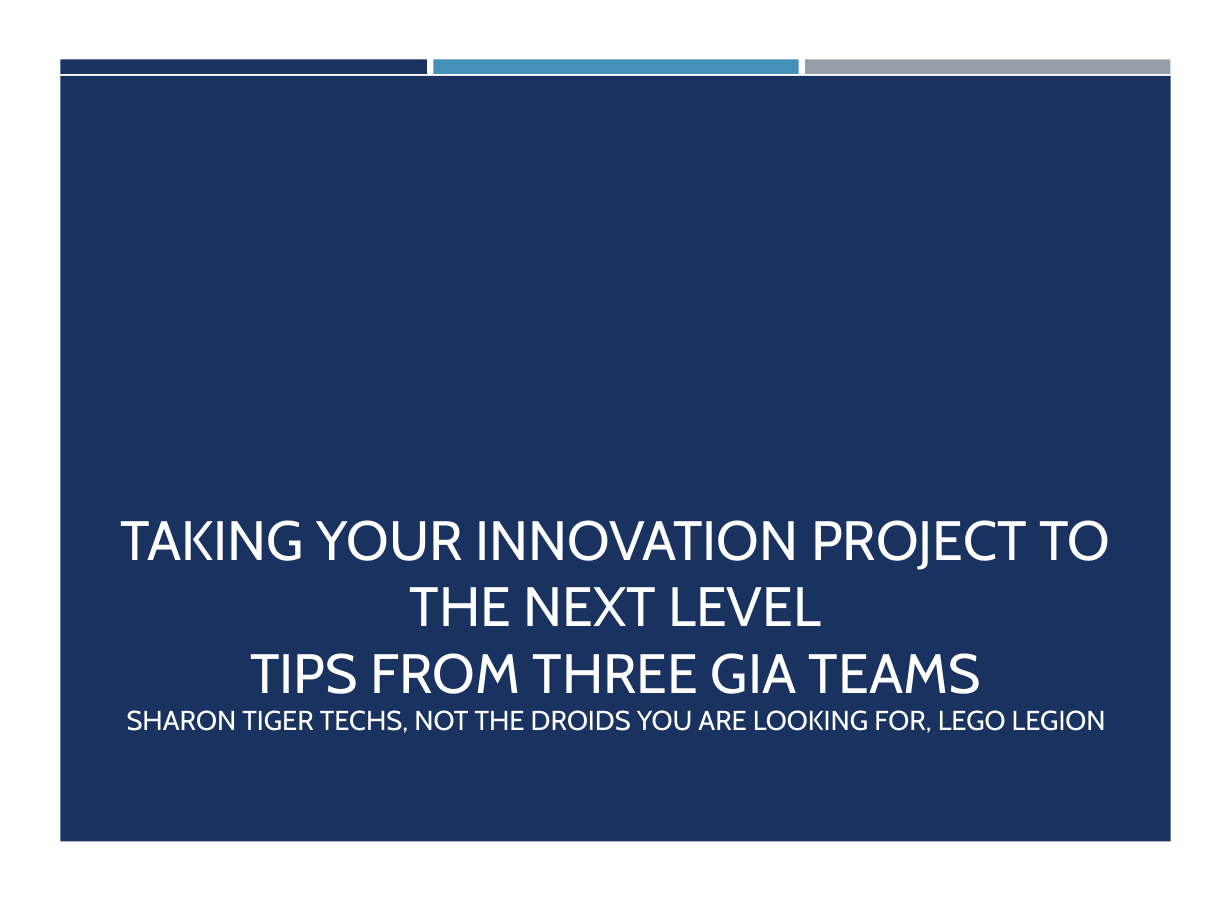
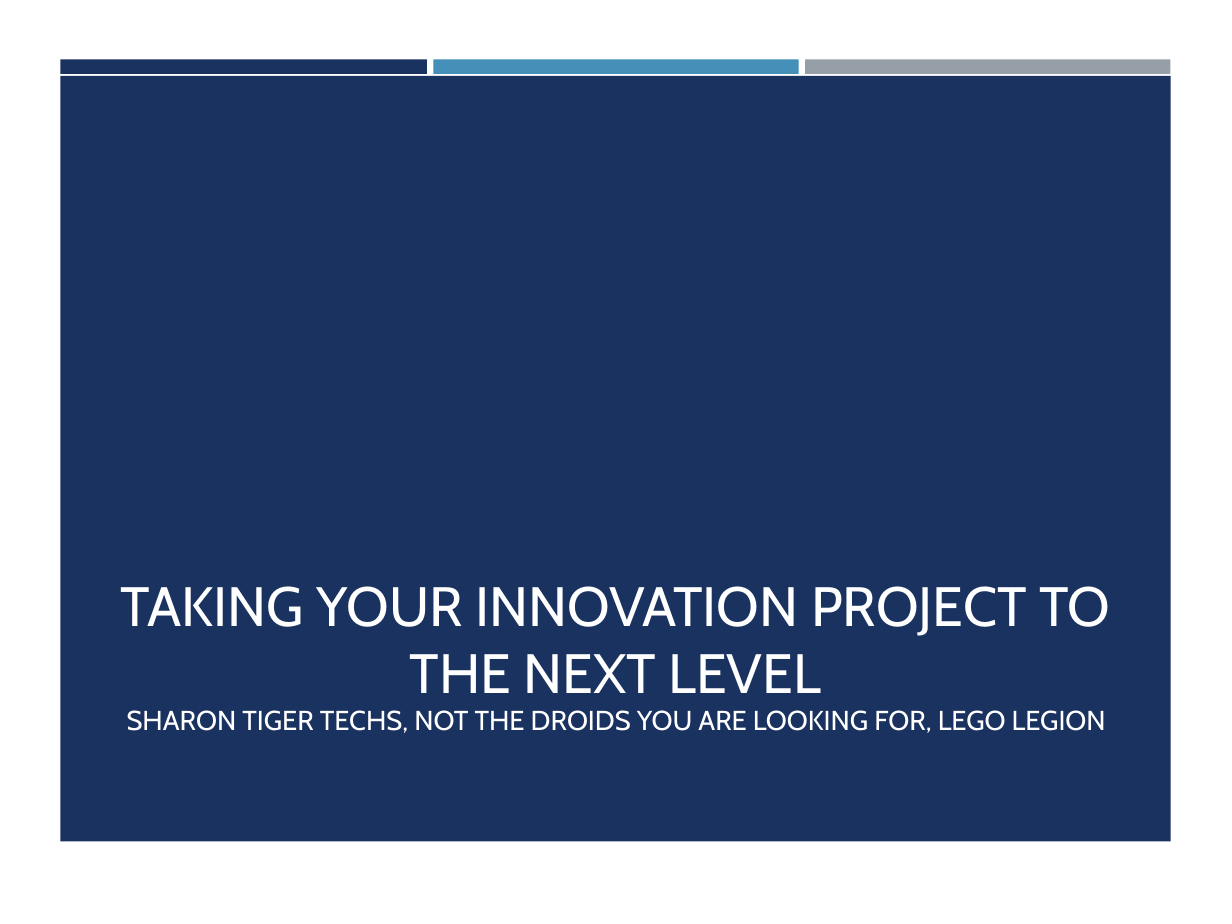
Before and after one commit to ev3lessons/FLL-Tutorials, a slide deck: slide 1 of translations/en-us/Project/ProjectNextLevel.pptx. Drawn at 1232x924 pixels with LibreOffice and Linux fonts; fonts in the diff are those of the drawing; background and template pictures are left out. Boxes give left, top, right and bottom in pixels: in the first picture for what was removed or moved away, otherwise in the second. Text is boxed around its words. In the diff, an @@ line names an element or a change of style, - is before the commit and + after.

```diff
--- a/translations/en-us/Project/ProjectNextLevel.pptx
+++ b/translations/en-us/Project/ProjectNextLevel.pptx
@@ title at [121, 586, 1110, 693]: text changed @@
-TAKING YOUR INNOVATION PROJECT TO THE NEXT LEVEL
-TIPS FROM THREE GIA TEAMS
+TAKING YOUR INNOVATION PROJECT TO THE NEXT LEVEL
```
Also in this commit, not shown: 10 other slides changed, 33 other files.
